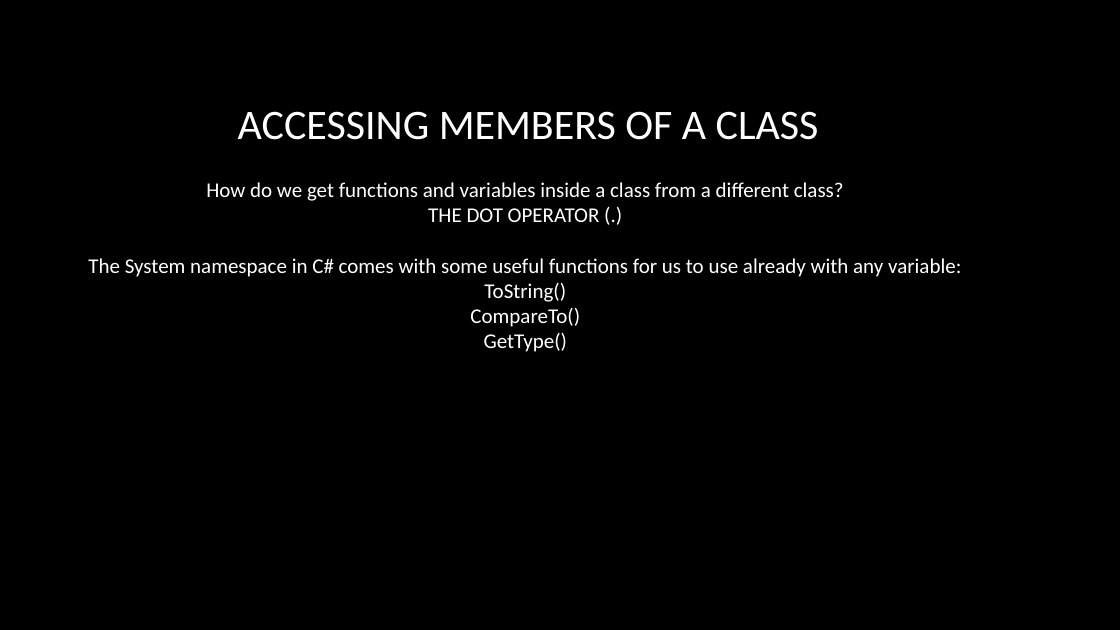
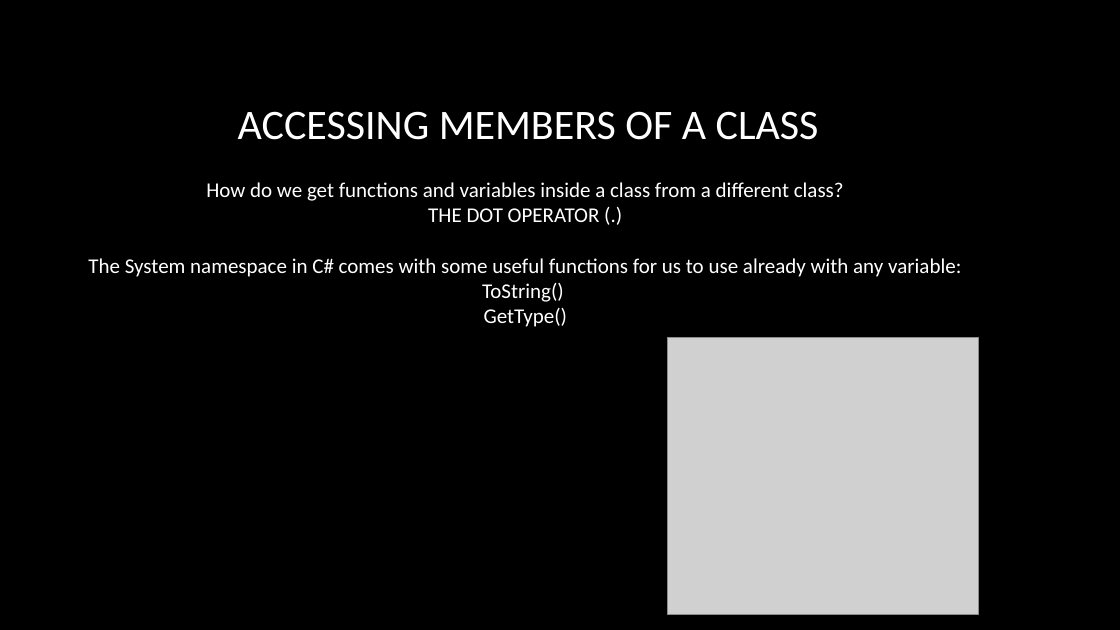
Before and after one commit to RIDENTEM/teachingMaterial, a slide deck: slide 7 of Programming in unity.pptx. Drawn at 1120x630 pixels with LibreOffice and Linux fonts; fonts in the diff are those of the drawing; grey boxes stand for pictures; background and template pictures are left out. Boxes give left, top, right and bottom in pixels: in the first picture for what was removed or moved away, otherwise in the second. Text is boxed around its words. In the diff, an @@ line names an element or a change of style, - is before the commit and + after.

```diff
--- a/Programming in unity.pptx
+++ b/Programming in unity.pptx
@@ text at [470, 308, 580, 327]: paragraph removed @@
-CompareTo()
@@ picture added at [667, 338, 979, 614] @@
```
Also in this commit, not shown: 3 other slides changed, 10 other files.
